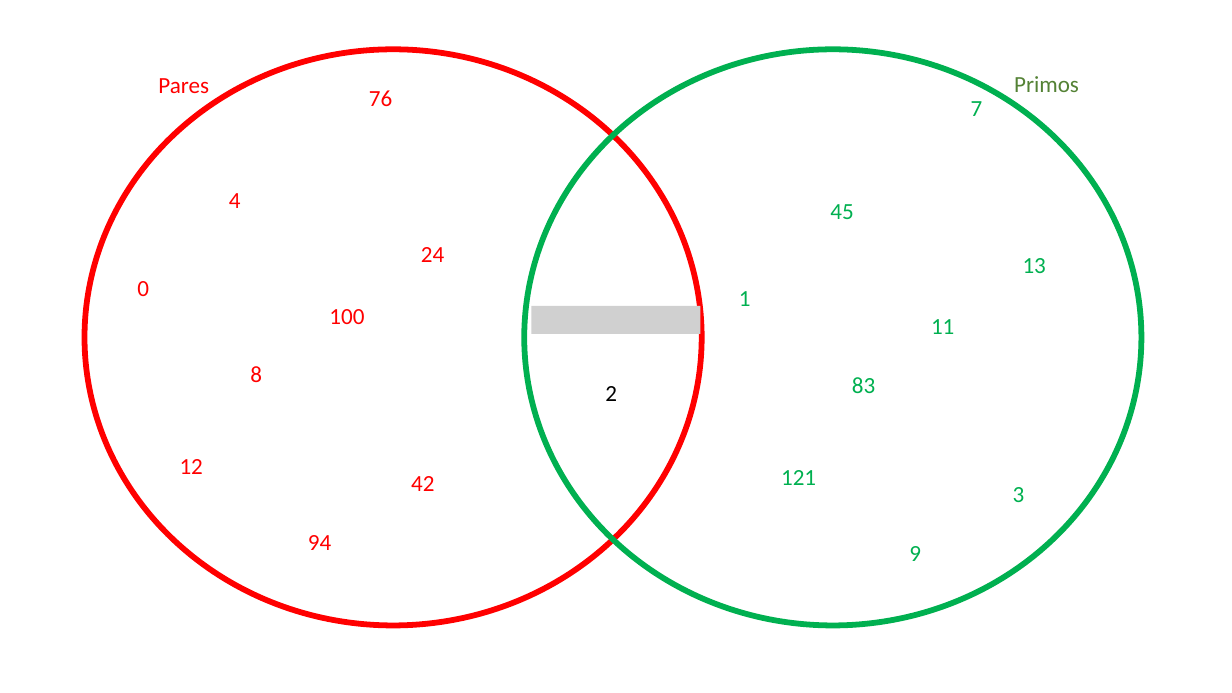
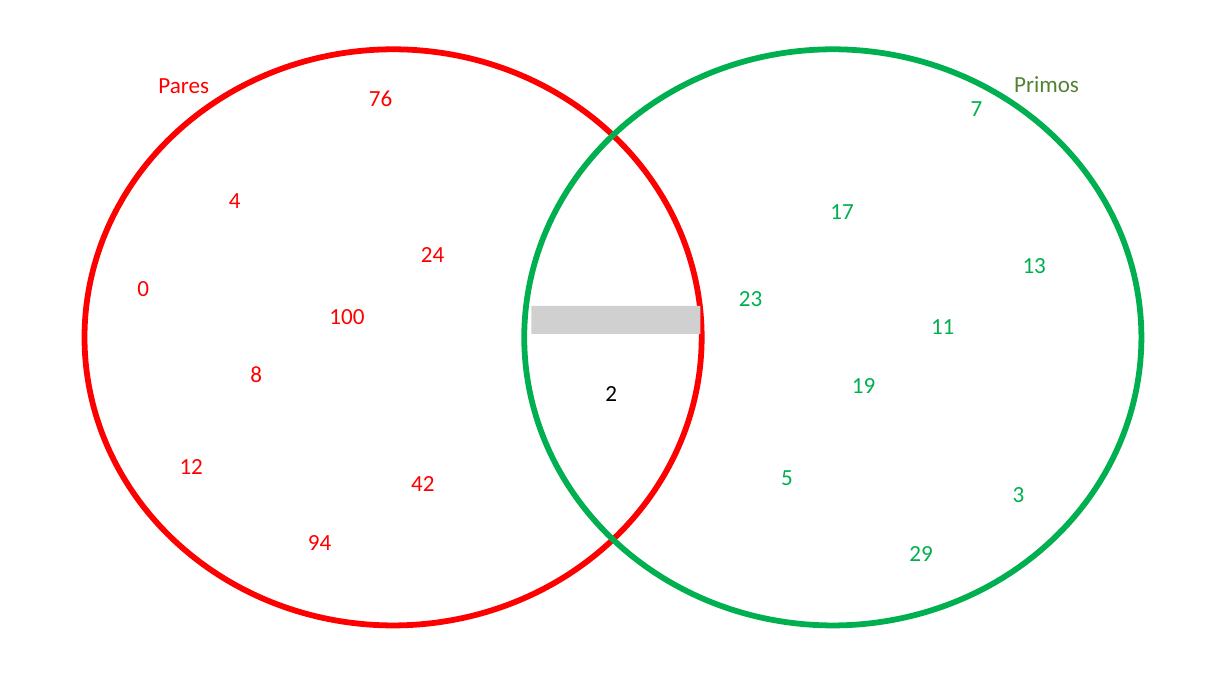
Before and after one commit to Adrifelcha/afchavez-019, a slide deck: slide 12 of JeanPiaget/2019-2020/Cuarentena/Sexto - Clases Remotas/2-InferenciaProbabilística.pptx. Drawn at 1232x693 pixels with LibreOffice and Linux fonts; fonts in the diff are those of the drawing; grey boxes stand for pictures. Boxes give left, top, right and bottom in pixels: in the first picture for what was removed or moved away, otherwise in the second. Text is boxed around its words. In the diff, an @@ line names an element or a change of style, - is before the commit and + after.

```diff
--- a/JeanPiaget/2019-2020/Cuarentena/Sexto - Clases Remotas/2-InferenciaProbabilística.pptx
+++ b/JeanPiaget/2019-2020/Cuarentena/Sexto - Clases Remotas/2-InferenciaProbabilística.pptx
@@ text at (830,204,853,219): text changed @@
-45
+17
@@ text at (739,291,762,306): text changed @@
-1
+23
@@ text at (852,378,875,393): text changed @@
-83
+19
@@ text at (781,470,793,485): text changed @@
-121
+5
@@ text at (909,546,932,561): text changed @@
-9
+29
```
Also in this commit, not shown: 3 other slides changed, 3 other files.
